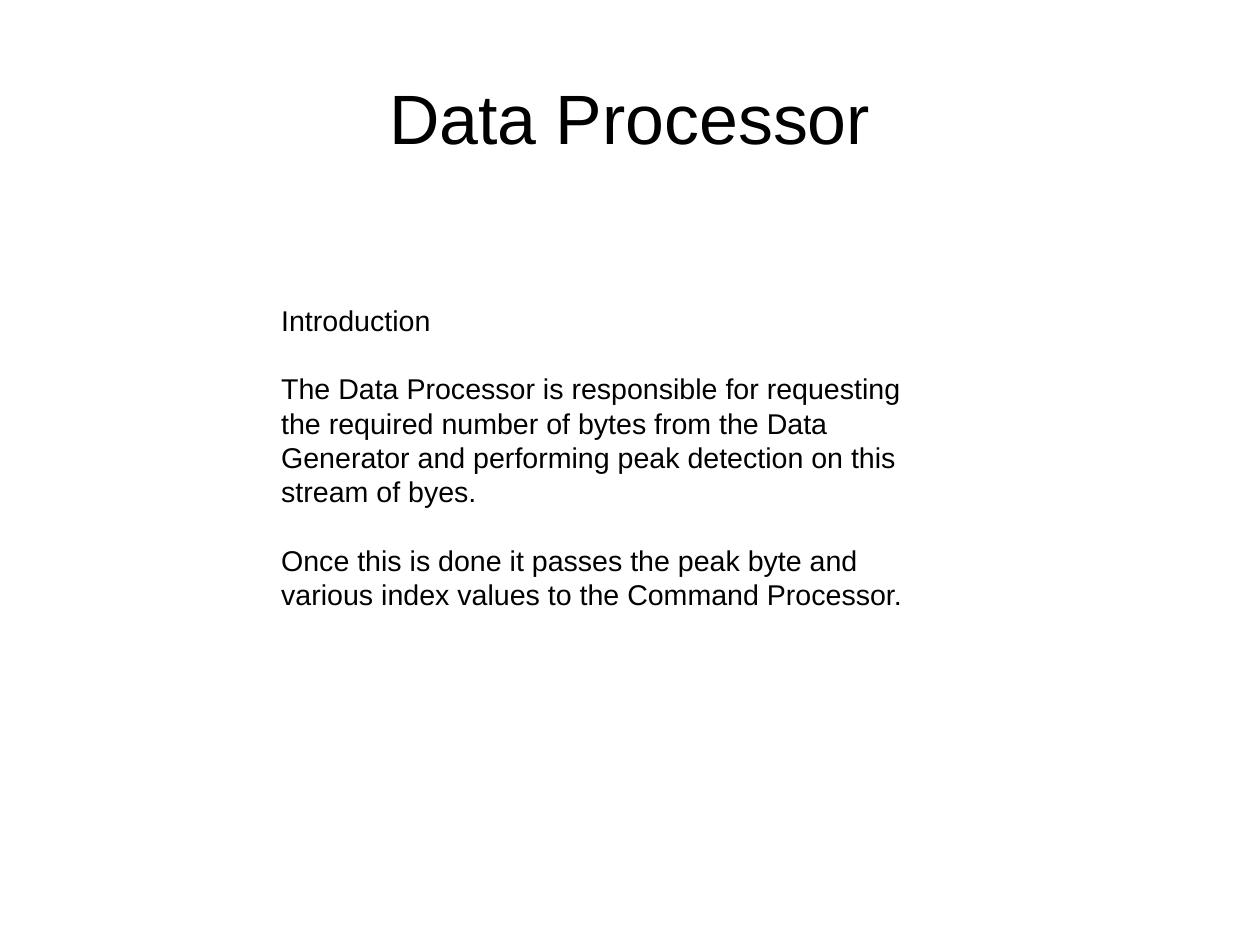
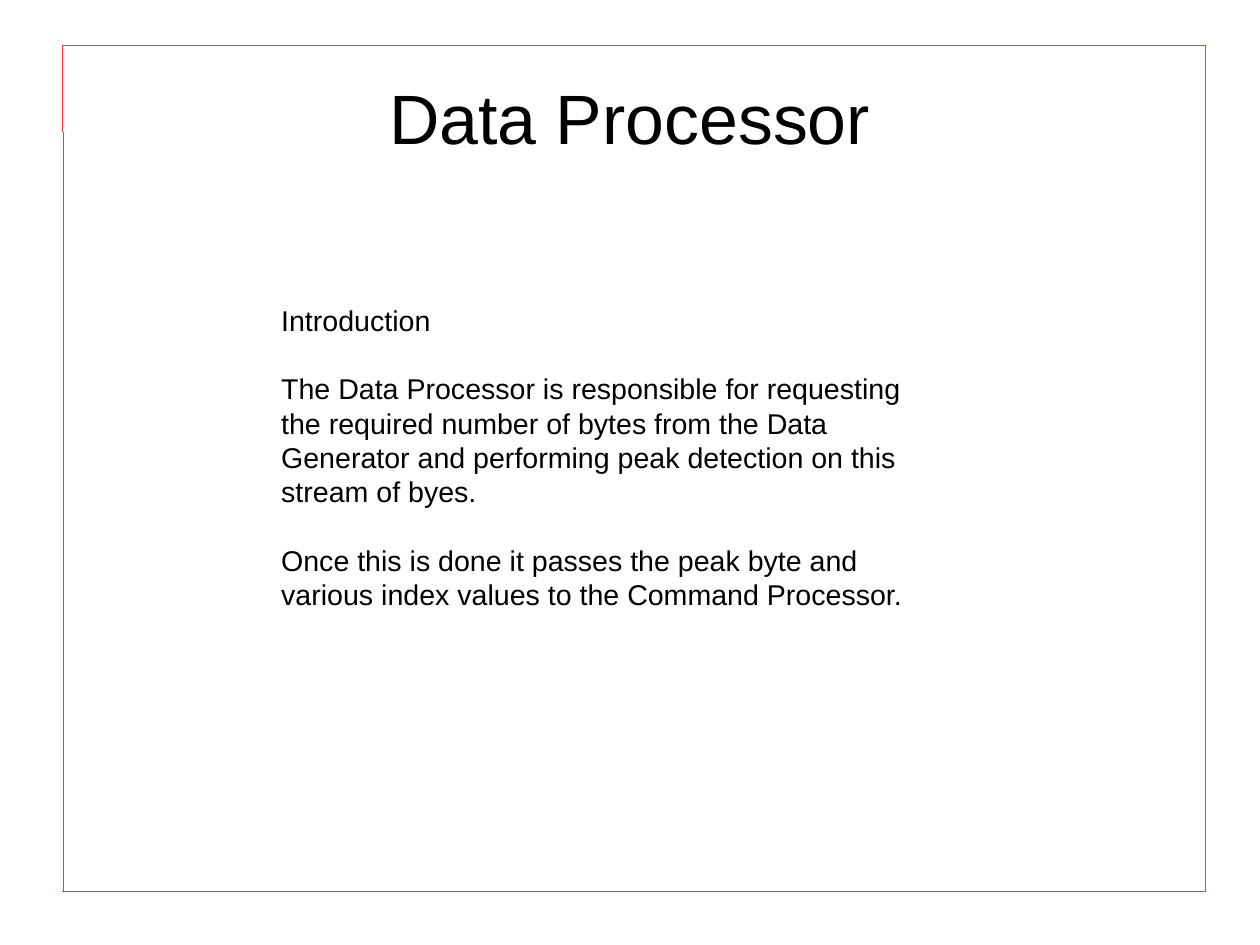
Before and after one commit to darylw357/digital_design_group, a slide deck: slide 5 of presentation.odp. Drawn at 1260x945 pixels with LibreOffice and Linux fonts; fonts in the diff are those of the drawing. Boxes give left, top, right and bottom in pixels: in the first picture for what was removed or moved away, otherwise in the second. Text is boxed around its words. In the diff, an @@ line names an element or a change of style, - is before the commit and + after.

```diff
--- a/presentation.odp
+++ b/presentation.odp
@@ line added from (63, 45) to (63, 892), #FF3333 0 pt @@
@@ line added from (1206, 45) to (63, 45), #FF3333 0 pt @@
@@ line added from (1206, 892) to (1206, 45), #FF3333 0 pt @@
@@ line added from (63, 892) to (1206, 892), #FF3333 0 pt @@
```
Also in this commit, not shown: 9 other slides changed.
